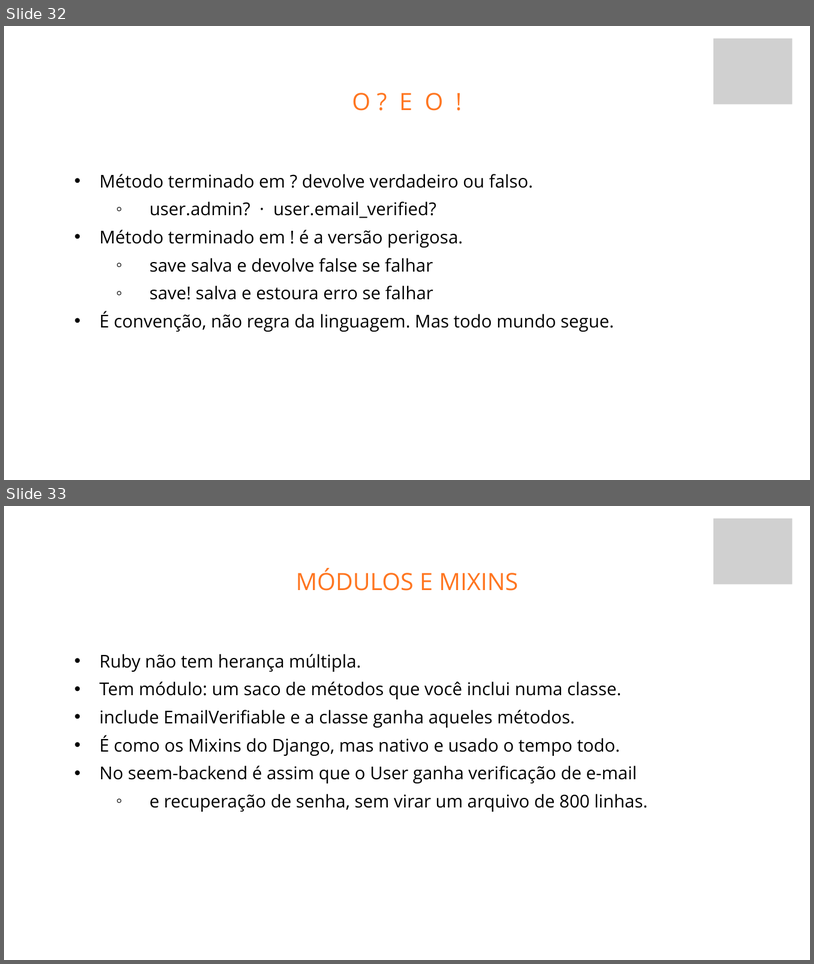
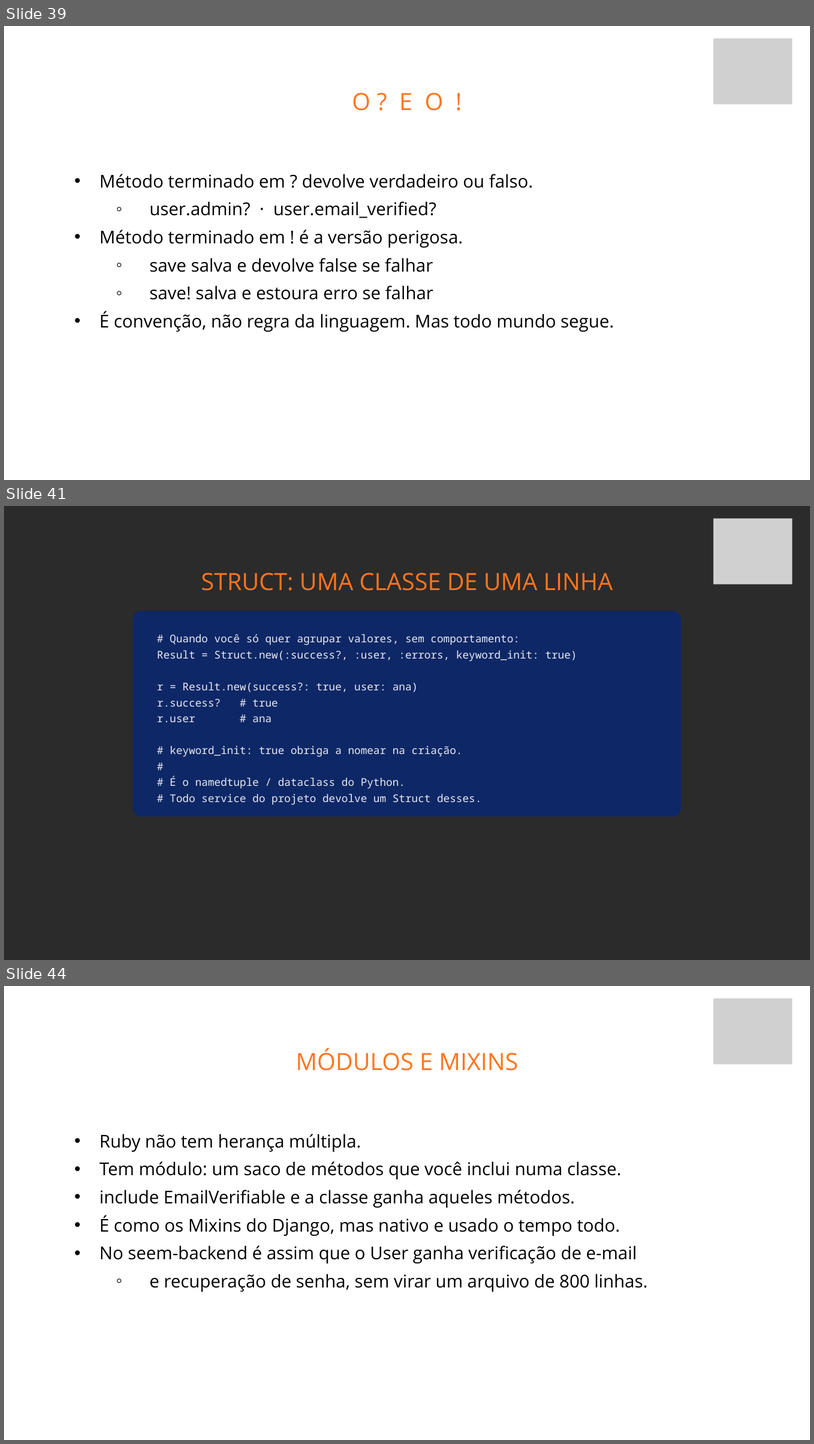
Before and after one commit to fabriciosiqueira08/capacitacao-gabarito, a slide deck: slides/build/aula-01-fundamentos-de-back-end.pptx. Shown one above the other, each under a label of ours: slides 32 and 33 before the commit, slides 39, 41 and 44 after it; the slides between them are not shown. The pictures are 814x964 and 814x1444 pixels, drawn with LibreOffice and Linux fonts; fonts in the diff are those of the drawing; grey boxes stand for pictures; background and template pictures are left out; a plain dark background stands for a picture behind light text. Boxes give left, top, right and bottom in pixels: in the first picture for what was removed or moved away, otherwise in the second. Text is boxed around its words. In the diff, an @@ line names an element or a change of style, - is before the commit and + after.

```diff
--- a/slides/build/aula-01-fundamentos-de-back-end.pptx
+++ b/slides/build/aula-01-fundamentos-de-back-end.pptx
@@ slide 41 added at [4, 506, 810, 960], background picture (left out) @@
@@ picture added at [714, 519, 792, 584] @@
@@ text added at [201, 573, 613, 591], 42.4 pt, text #FF751F @@
+STRUCT: UMA CLASSE DE UMA LINHA
@@ rounded rectangle added at [133, 611, 681, 816], fill #0E2766 @@
@@ text added at [157, 634, 578, 805], 18.9 pt, text #E6EAF2 @@
+# Quando você só quer agrupar valores, sem comportamento:
+Result = Struct.new(:success?, :user, :errors, keyword_init: true)
+r = Result.new(success?: true, user: ana)
+r.success? # true
+r.user # ana
+# keyword_init: true obriga a nomear na criação.
+#
+# É o namedtuple / dataclass do Python.
+# Todo service do projeto devolve um Struct desses.
@@ what was slide 32 is now slide 39 @@
@@ what was slide 33 is now slide 44 @@
```
Also in this commit, not shown: 12 other slides added, 14 other files.
